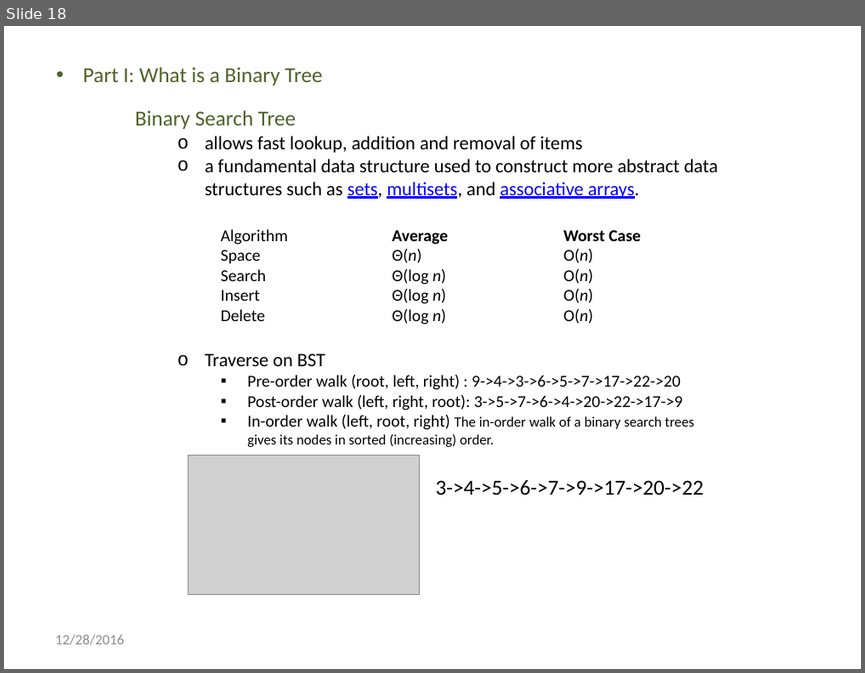
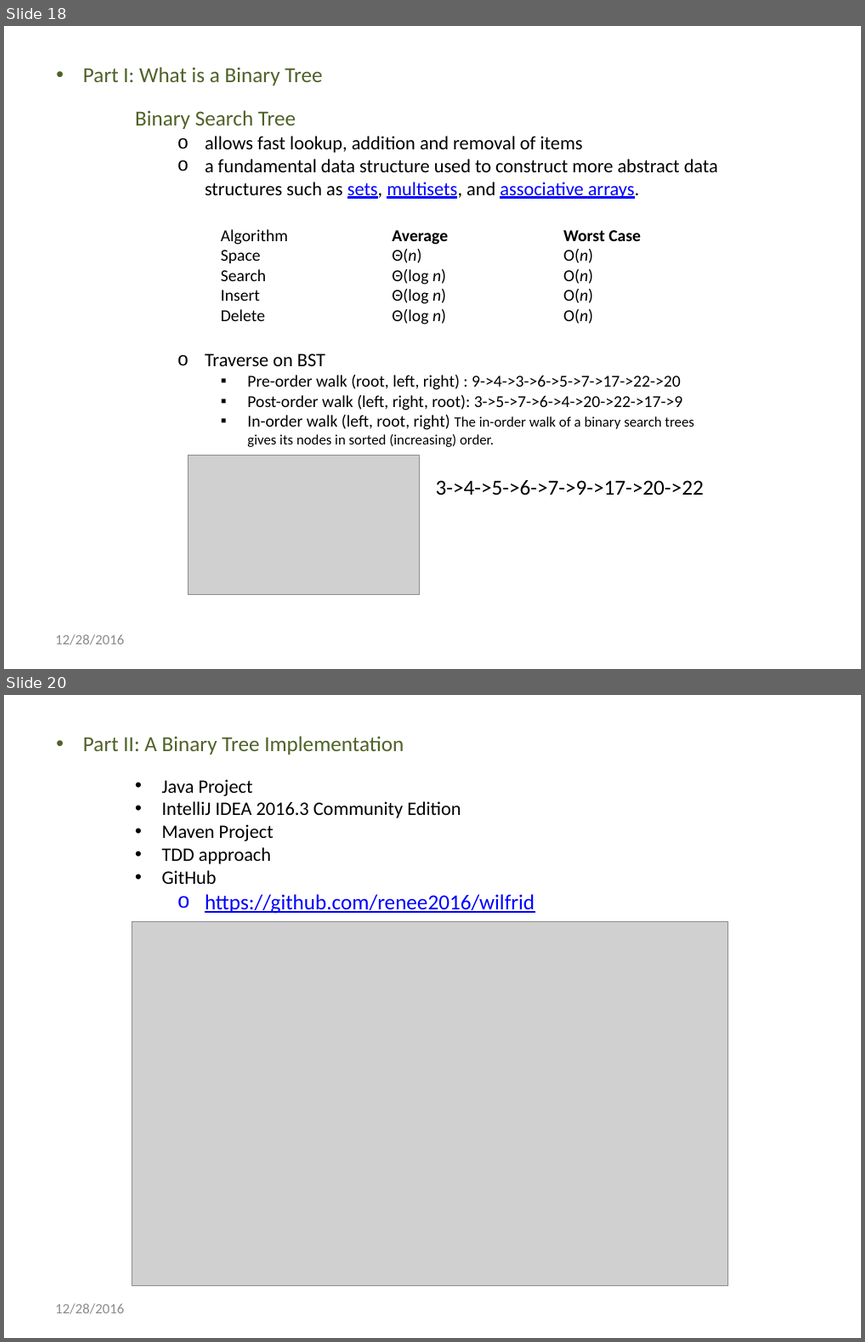
Before and after one commit to renee2016/wilfrid, a slide deck: resource/Introduction to Binary Tree.pptx. Shown one above the other, each under a label of ours: slide 18 before the commit, slides 18 and 20 after it; the slides between them are not shown. The pictures are 865x673 and 865x1342 pixels, drawn with LibreOffice and Linux fonts; fonts in the diff are those of the drawing; grey boxes stand for pictures. Boxes give left, top, right and bottom in pixels: in the first picture for what was removed or moved away, otherwise in the second. Text is boxed around its words. In the diff, an @@ line names an element or a change of style, - is before the commit and + after.

Commit message:
add more sildes Part II to PPT

```diff
--- a/resource/Introduction to Binary Tree.pptx
+++ b/resource/Introduction to Binary Tree.pptx
@@ slide 20 added at (4,695,861,1338), background #FFFFFF @@
@@ text added at (83,736,404,755), 18 pt, text #4F6228 @@
+• Part II: A Binary Tree Implementation
@@ text added at (162,779,534,913), 16 pt, text #000000 @@
+• Java Project
+• IntelliJ IDEA 2016.3 Community Edition
+• Maven Project
+• TDD approach
+• GitHub
+  o https://github.com/renee2016/wilfrid
@@ picture added at (132,922,728,1286) @@
@@ text added at (55,1303,124,1314), 12 pt, text #8C8C8C @@
+12/28/2016
```
Also in this commit, not shown: 10 slides changed, 5 other slides added, 1 other file.
